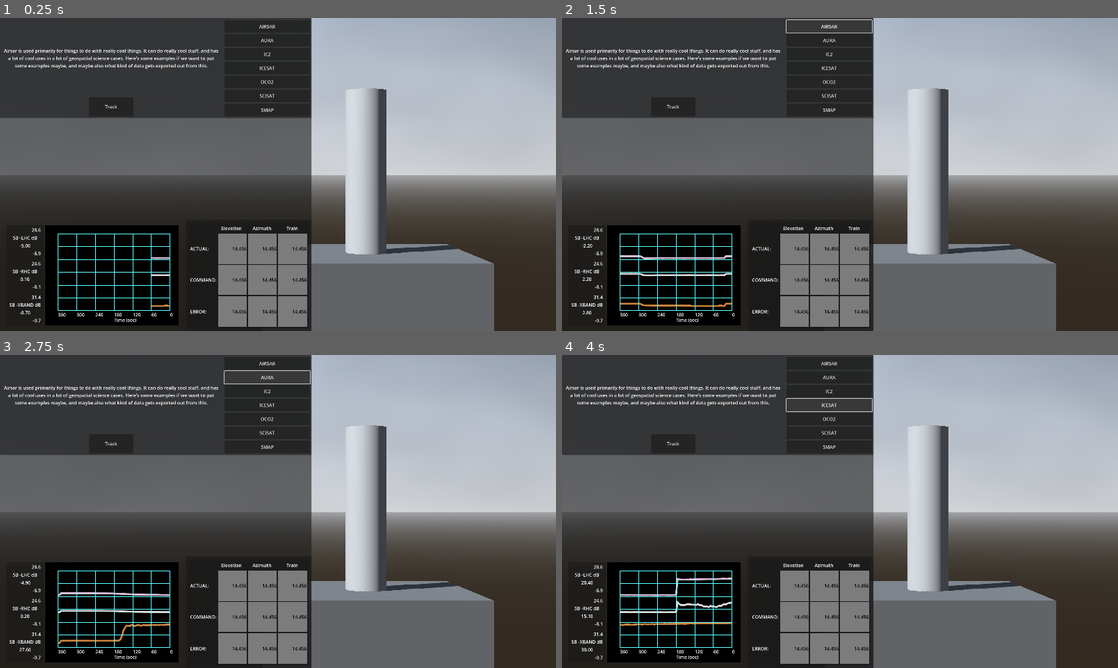
Above: before the commit, frames 1-4 (two rows, left to right).
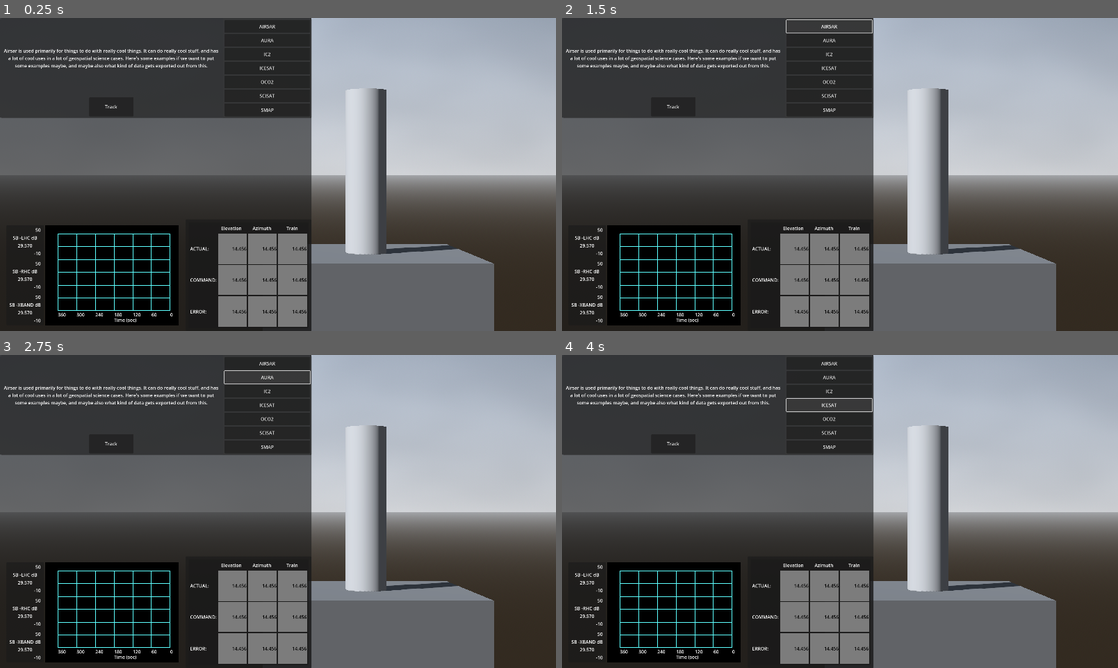
Above: after the commit, the same moments.

Repository: asfadmin/antenna-museum-exhibit
Game: Godot game, scene res://src/main.tscn
Same seed, same stepped clock (60 frames per second), same inputs: the game is played once before the commit and once after it.
Inputs:
- Up to frame 1 (0.25 s): no input
- Up to frame 2 (1.5 s): click "Track" at 0.5 s; click "AIRSAR" at 1.25 s
- Up to frame 3 (2.75 s): click "AURA" at 2 s
- Up to frame 4 (4 s): click "IC2" at 2.75 s; click "ICESAT" at 3.5 s

The runs differ from the first frame. In frame 1, 0.2% of the frame differs, in the area x 3-31%, y 67-98%; in frame 2, 0.5%; in frame 3, 0.5%; in frame 4, 0.5%.
Error after the commit: Cannot call method 'get_csv_line' on a null value. (res://src/plot_control/plot_control.gd:211)

Commit message:
Constrain lines to limits in the UI

Diff:
--- a/exhibit-frontend/src/plot_control/plot_control.gd
+++ b/exhibit-frontend/src/plot_control/plot_control.gd
@@ -1,23 +1,31 @@
 extends MarginContainer
 
 @export var graph_node: Graph2D
+
+
+var x_max: int = 0
+var x_min: int = -360
+var x: int = x_max
+
+var looped: bool = false
+
+var shift_width: int = 5
+var max_range: float = 0
+var continue_feeding := false
 
 var lhc_plot: PlotItem
 var rhc_plot: PlotItem
 var xband_plot: PlotItem
+
 var lhc_line: Array[Variant] = []
 var rhc_line: Array[Variant] = []
 var xband_line: Array[Variant] = []
-var x_max: int = 0
-var x_min: int = -360
-var x: int = x_max
-var looped: bool = false
-var shift_width: int = 5
-var xband_column_data := []
+
 var lhc_column_data := []
 var rhc_column_data := []
-var max_range: float = 0
-var continue_feeding := false
+var xband_column_data := []
+
+
 const RANGES: Dictionary = {
 	"lhc": {
 		"low": 1,
@@ -33,7 +41,7 @@
 	},
 }
 # var fname := "test_data.csv"
-var fname := "aqa.csv"
+var fname := "sci.csv"
 const XBAND_COLUMN_NAME := "Antenna Control Unit X-Band Strength (dB)"
 const LHC_COLUMN_NAME := "Antenna Control Unit S-LHC Strength (dB)"
 const RHC_COLUMN_NAME := "Antenna Control Unit S-RHC Strength (dB)"
@@ -44,6 +52,14 @@
 var rhc_range := []
 var xband_range := []
 
+var upper_bound_1
+var lower_bound_1
+
+var upper_bound_2
+var lower_bound_2
+
+var upper_bound_3
+var lower_bound_3
 
 func get_min(data: Array) -> float:
 	var m: float = data[0] as float
@@ -108,14 +124,14 @@
 	print("y-max:      %s" % y_max)
 	print("y-min:      %s" % y_min)
 
-	var upper_bound_1 = $HBoxContainer/PanelContainer/MarginContainer/VBoxContainer/GridContainer1/UpperBound1
-	var lower_bound_1 = $HBoxContainer/PanelContainer/MarginContainer/VBoxContainer/GridContainer1/LowerBound1
-
-	var upper_bound_2 = $HBoxContainer/PanelContainer/MarginContainer/VBoxContainer/GridContainer2/UpperBound2
-	var lower_bound_2 = $HBoxContainer/PanelContainer/MarginContainer/VBoxContainer/GridContainer2/LowerBound2
-
-	var upper_bound_3 = $HBoxContainer/PanelContainer/MarginContainer/VBoxContainer/GridContainer3/UpperBound3
-	var lower_bound_3 = $HBoxContainer/PanelContainer/MarginContainer/VBoxContainer/GridContainer3/LowerBound3
+	upper_bound_1 = $HBoxContainer/PanelContainer/MarginContainer/VBoxContainer/GridContainer1/UpperBound1
+	lower_bound_1 = $HBoxContainer/PanelContainer/MarginContainer/VBoxContainer/GridContainer1/LowerBound1
+
+	upper_bound_2 = $HBoxContainer/PanelContainer/MarginContainer/VBoxContainer/GridContainer2/UpperBound2
+	lower_bound_2 = $HBoxContainer/PanelContainer/MarginContainer/VBoxContainer/GridContainer2/LowerBound2
+
+	upper_bound_3 = $HBoxContainer/PanelContainer/MarginContainer/VBoxContainer/GridContainer3/UpperBound3
+	lower_bound_3 = $HBoxContainer/PanelContainer/MarginContainer/VBoxContainer/GridContainer3/LowerBound3
 
 
 	upper_bound_1.text = str(get_max(lhc_range))
@@ -149,6 +165,10 @@
 	xband_column_data = column_data["xband_column_data"]
 
 	initialize_graph(lhc_column_data, rhc_column_data, xband_column_data)
+
+	lhc_column_data = constrain_to_graph(column_data["lhc_column_data"], lower_bound_1.text as float, upper_bound_1.text as float)
+	rhc_column_data = constrain_to_graph(column_data["rhc_column_data"], lower_bound_2.text as float, upper_bound_2.text as float)
+	xband_column_data = constrain_to_graph(column_data["xband_column_data"], lower_bound_3.text as float, upper_bound_3.text as float)
 
 
 func redraw(line: Array[Variant], plot: PlotItem, offset):
@@ -216,6 +236,15 @@
 	return xband_column_data.size() == 0 or lhc_column_data.size() == 0 or rhc_column_data.size() == 0
 
 
+func constrain_to_graph(column_data: Array, lower_bound: float, upper_bound: float):
+	for i in len(column_data):
+		var d: float = column_data[i] as float
+		if d < lower_bound:
+			column_data[i] = lower_bound as String
+		elif d > upper_bound:
+			column_data[i] = upper_bound as String
+	return column_data
+
 func feed(xband_column_data: Array, lhc_column_data: Array, rhc_column_data: Array, offset: float):
 	var lhc_offset   := offset * 2 + (offset - get_max(lhc_range))
 	var rhc_offset   := offset * 1 + (offset - get_max(rhc_range))
@@ -275,7 +304,7 @@
 	if is_out_of_data(xband_column_data, lhc_column_data, rhc_column_data):
 		print("Ran out of data, reloading arrays and continuing to feed")
 		var column_data := load_column_data()
-		lhc_column_data = column_data["lhc_column_data"]
-		rhc_column_data = column_data["rhc_column_data"]
-		xband_column_data = column_data["xband_column_data"]
+		lhc_column_data = constrain_to_graph(column_data["lhc_column_data"], lower_bound_1.text as float, upper_bound_1.text as float)
+		rhc_column_data = constrain_to_graph(column_data["rhc_column_data"], lower_bound_2.text as float, upper_bound_2.text as float)
+		xband_column_data = constrain_to_graph(column_data["xband_column_data"], lower_bound_3.text as float, upper_bound_3.text as float)
 	feed(xband_column_data, lhc_column_data, rhc_column_data, max_range)
